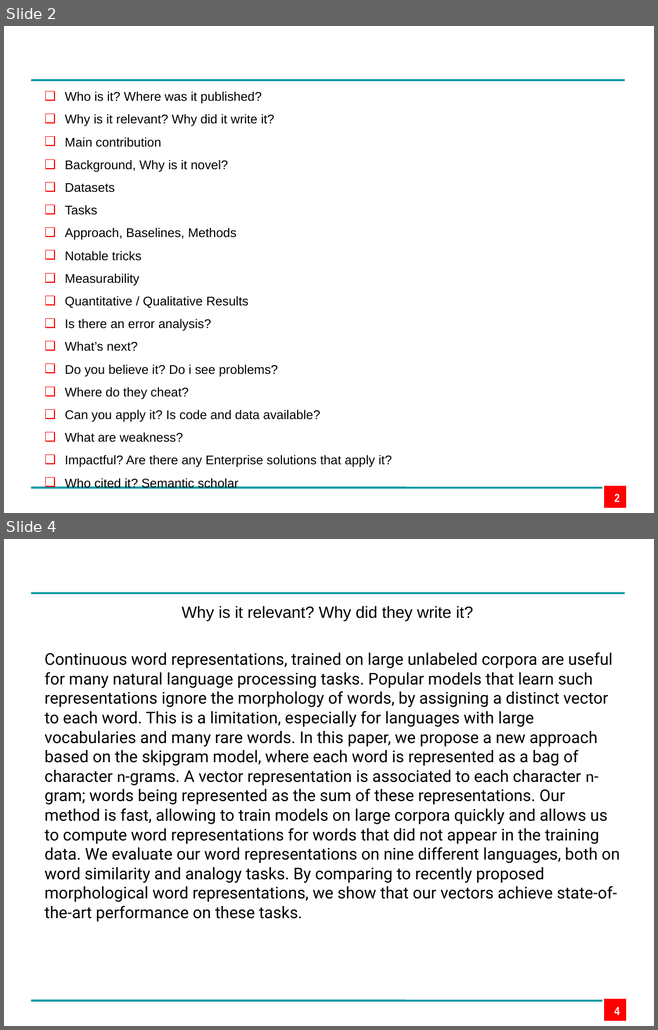
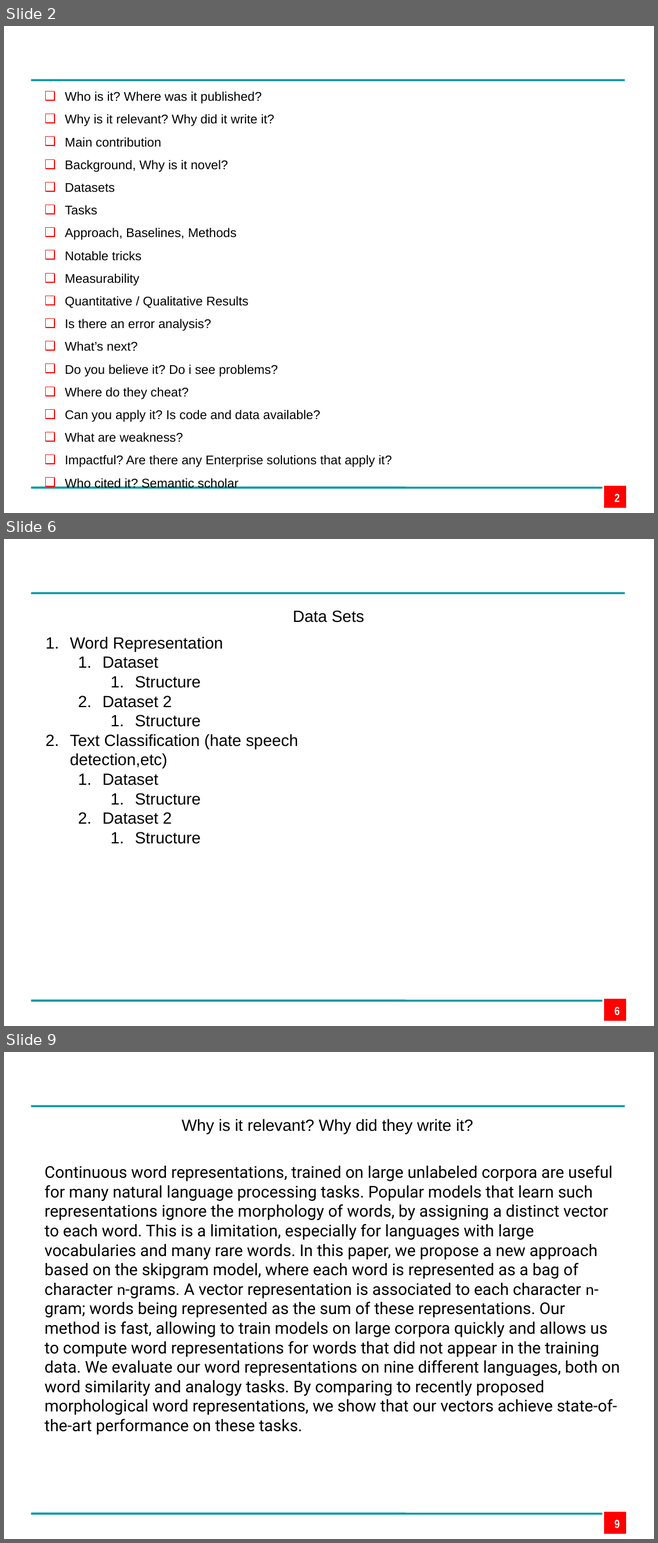
Before and after one commit to edpape007/NLP, a slide deck: Presentation_Subword.pptx. Shown one above the other, each under a label of ours: slides 2 and 4 before the commit, slides 2, 6 and 9 after it; the slides between them are not shown. The pictures are 658x1030 and 658x1543 pixels, drawn with LibreOffice and Linux fonts; fonts in the diff are those of the drawing; background and template pictures are left out. Boxes give left, top, right and bottom in pixels: in the first picture for what was removed or moved away, otherwise in the second. Text is boxed around its words. In the diff, an @@ line names an element or a change of style, - is before the commit and + after.

```diff
--- a/Presentation_Subword.pptx
+++ b/Presentation_Subword.pptx
@@ slide 6 added at (x1=4, y1=539, x2=654, y2=1026), background #FFFFFF; not listed: 3 template elements that a slide beside it also shows @@
@@ text added at (x1=293, y1=610, x2=364, y2=623), 18 pt, text #000000 @@
+Data Sets
@@ text added at (x1=70, y1=636, x2=298, y2=844), 18 pt, text #000000 @@
+1. Word Representation
+  1. Dataset
+    1. Structure
+  2. Dataset 2
+    1. Structure
+2. Text Classification (hate speech detection,etc)
+  1. Dataset
+    1. Structure
+  2. Dataset 2
+    1. Structure
@@ page number added at (x1=614, y1=1007, x2=619, y2=1015), 13 pt, text #FFFFFF, bold @@
+6
@@ what was slide 4 is now slide 9 @@
@@ page number at (x1=614, y1=1520, x2=619, y2=1528): text changed @@
-4
+9
```
Also in this commit, not shown: 8 slides changed, 1 other slide added, 8 slides removed, 1 other file.
